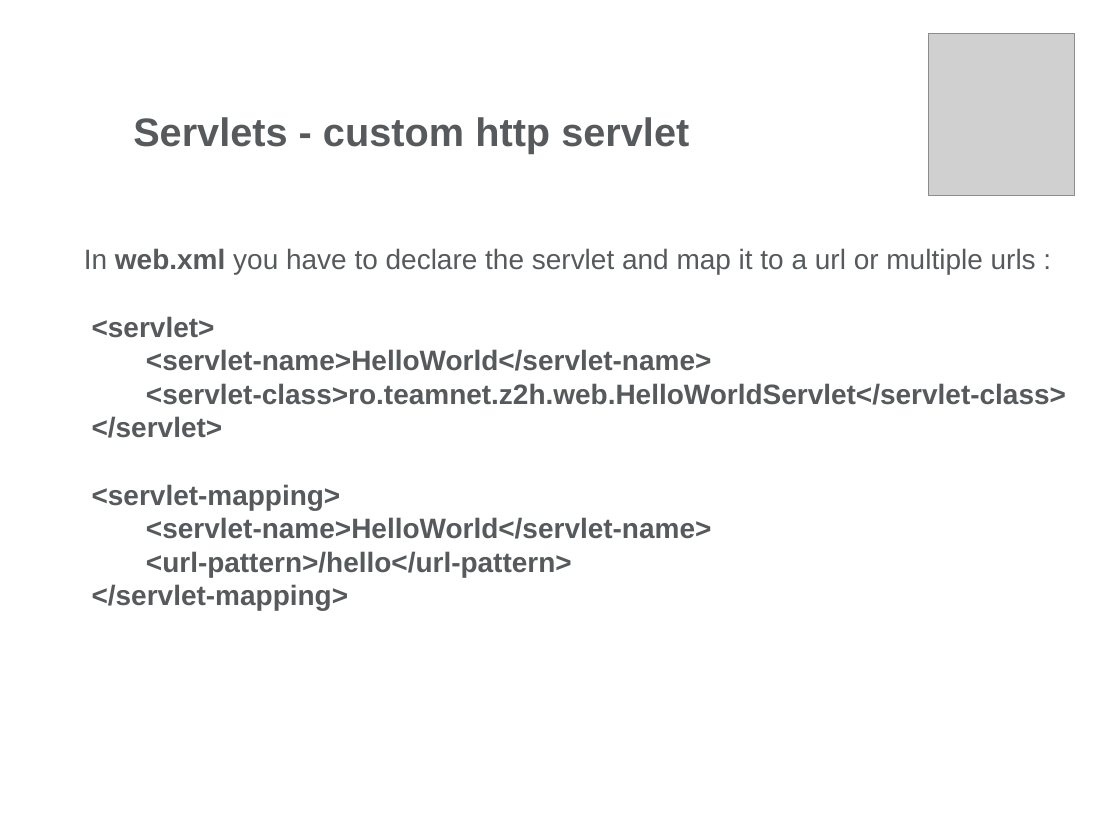
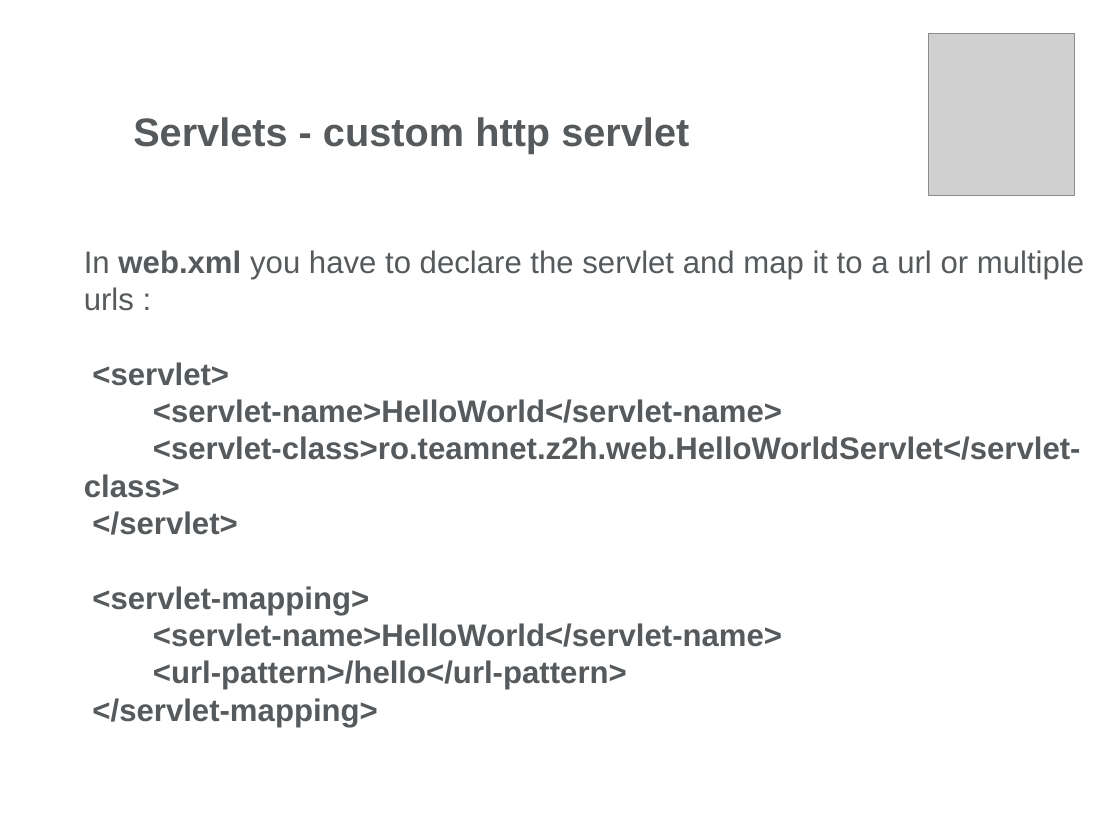
Before and after one commit to ioanapopescu058/JavaDocs, a slide deck: slide 36 of Servlets/Day1/Docs/Web Presentation-Part1.pptx (slide 37 before the commit). Drawn at 1120x840 pixels with LibreOffice and Linux fonts; fonts in the diff are those of the drawing; grey boxes stand for pictures; background and template pictures are left out. Boxes give left, top, right and bottom in pixels: in the first picture for what was removed or moved away, otherwise in the second. Text is boxed around its words. In the diff, an @@ line names an element or a change of style, - is before the commit and + after.

Commit message:
Servlets Day 1

```diff
--- a/Servlets/Day1/Docs/Web Presentation-Part1.pptx
+++ b/Servlets/Day1/Docs/Web Presentation-Part1.pptx
@@ text "In web.xml you have to ..." at (84, 250, 1084, 727): size 18 to 20 pt @@
```
Also in this commit, not shown: 15 other slides changed, 54 other files.
